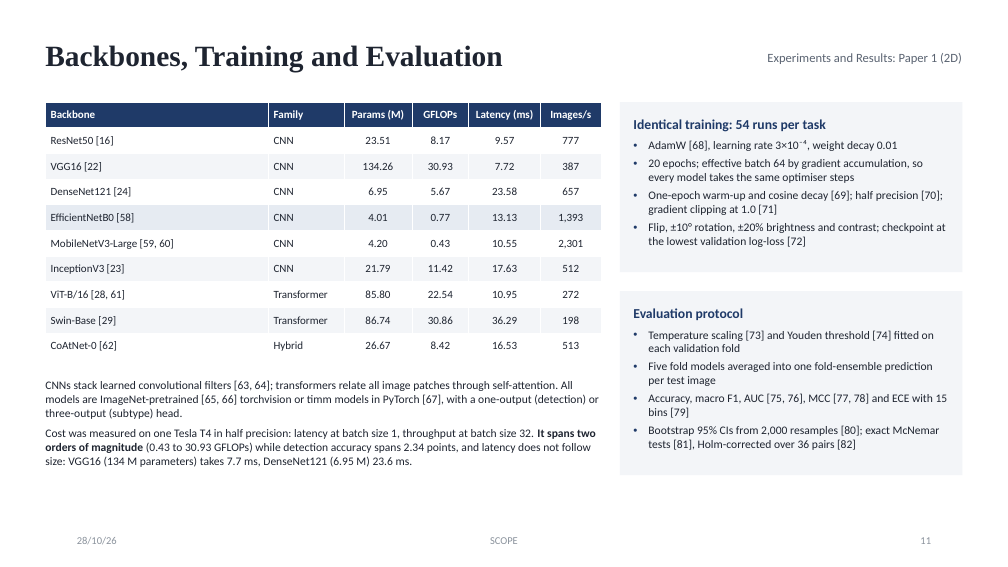
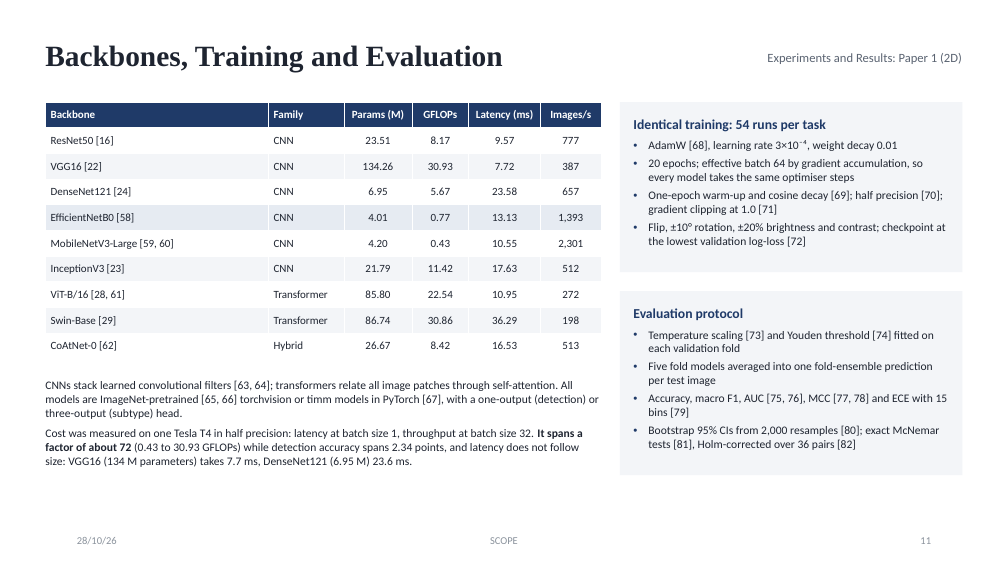
Before and after one commit to parthmital/NeuroScan-AI, a slide deck: slide 11 of Materials/Presentation.pptx. Drawn at 1008x567 pixels with LibreOffice and Linux fonts; fonts in the diff are those of the drawing. Boxes give left, top, right and bottom in pixels: in the first picture for what was removed or moved away, otherwise in the second. Text is boxed around its words. In the diff, an @@ line names an element or a change of style, - is before the commit and + after.

Commit message:
Correct literature claims and cost comparisons
Update the report and paper with verified study tasks, models, and accuracy figures; correct dataset and interpretability details; and replace overstated cost comparisons with measured factors. Refresh the presentation and published PDFs to match.

```diff
--- a/Materials/Presentation.pptx
+++ b/Materials/Presentation.pptx
@@ text at box(45, 429, 583, 467): text changed @@
-Cost was measured on one Tesla T4 in half precision: latency at batch size 1, throughput at batch size 32. It spans two orders of magnitude (0.43 to 30.93 GFLOPs) while detection accuracy spans 2.34 points, and latency does not follow size: VGG16 (134 M parameters) takes 7.7 ms, DenseNet121 (6.95 M) 23.6 ms.
+Cost was measured on one Tesla T4 in half precision: latency at batch size 1, throughput at batch size 32. It spans a factor of about 72 (0.43 to 30.93 GFLOPs) while detection accuracy spans 2.34 points, and latency does not follow size: VGG16 (134 M parameters) takes 7.7 ms, DenseNet121 (6.95 M) 23.6 ms.
```
Also in this commit, not shown: 7 other files.
